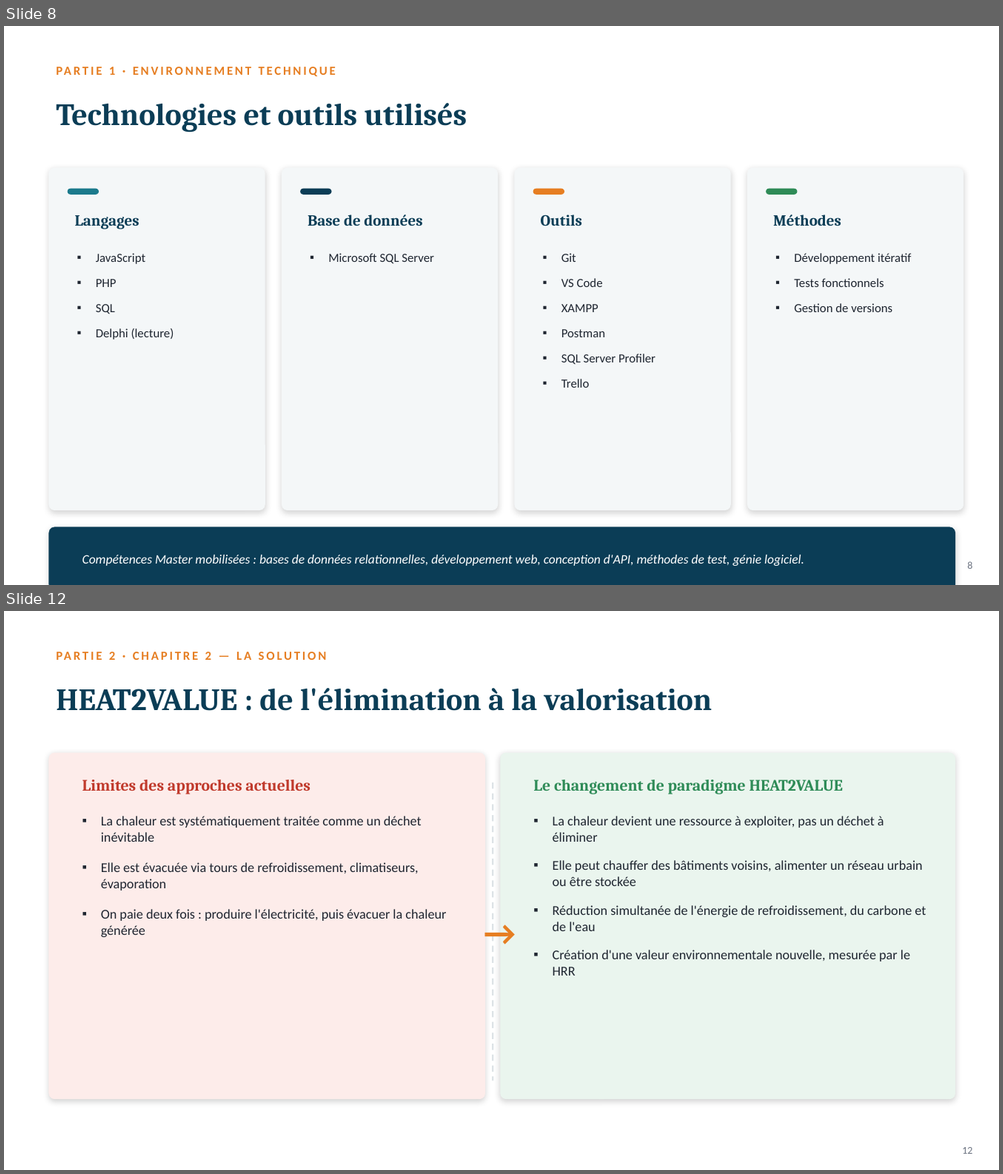
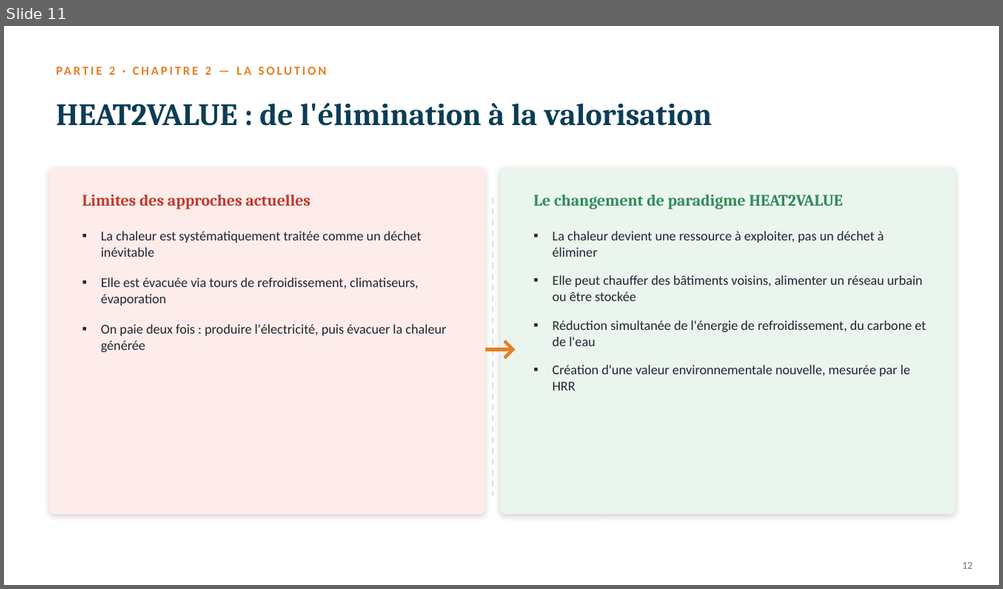
Before and after one commit to lamia-bel/HEAT2VALUE, a slide deck: soutenance/output.pptx. Shown one above the other, each under a label of ours: slides 8 and 12 before the commit, slide 11 after it; the slides between them are not shown. The pictures are 1003x1174 and 1003x589 pixels, drawn with LibreOffice and Linux fonts; fonts in the diff are those of the drawing. Boxes give left, top, right and bottom in pixels: in the first picture for what was removed or moved away, otherwise in the second. Text is boxed around its words. In the diff, an @@ line names an element or a change of style, - is before the commit and + after.

```diff
--- a/soutenance/output.pptx
+++ b/soutenance/output.pptx
@@ slide 8 removed at (4,26,999,585), background #FFFFFF @@
@@ text removed at (109,67,115,75) @@
-PARTIE 1 · ENVIRONNEMENT TECHNIQUE
@@ text removed at (56,103,467,133) @@
-Technologies et outils utilisés
@@ rounded rectangle removed at (48,168,265,511) @@
@@ rounded rectangle removed at (282,168,498,511) @@
@@ rounded rectangle removed at (515,168,731,511) @@
@@ rounded rectangle removed at (747,168,964,511) @@
@@ rounded rectangle removed at (68,189,99,195) @@
@@ rounded rectangle removed at (300,189,332,195) @@
@@ rounded rectangle removed at (533,189,564,195) @@
@@ rounded rectangle removed at (765,189,797,195) @@
@@ text removed at (75,215,139,230) @@
-Langages
@@ text removed at (307,215,422,226) @@
-Base de données
@@ text removed at (540,215,582,227) @@
-Outils
@@ text removed at (773,215,841,226) @@
-Méthodes
@@ text removed at (96,253,174,340) @@
-▪ JavaScript
-▪ PHP
-▪ SQL
-▪ Delphi (lecture)
@@ text removed at (328,253,434,264) @@
-▪ Microsoft SQL Server
@@ text removed at (561,253,655,388) @@
-▪ Git
-▪ VS Code
-▪ XAMPP
-▪ Postman
-▪ SQL Server Profiler
-▪ Trello
@@ text removed at (794,253,910,312) @@
-▪ Développement itératif
-▪ Tests fonctionnels
-▪ Gestion de versions
@@ rounded rectangle removed at (48,528,956,585) @@
@@ text removed at (82,555,804,566) @@
-Compétences Master mobilisées : bases de données relationnelles, développement web, conception d'API, méthodes de test, génie logiciel.
@@ text removed at (967,562,972,569) @@
-8
@@ what was slide 12 is now slide 11 @@
```
Also in this commit, not shown: 7 slides changed, 1 other file.
